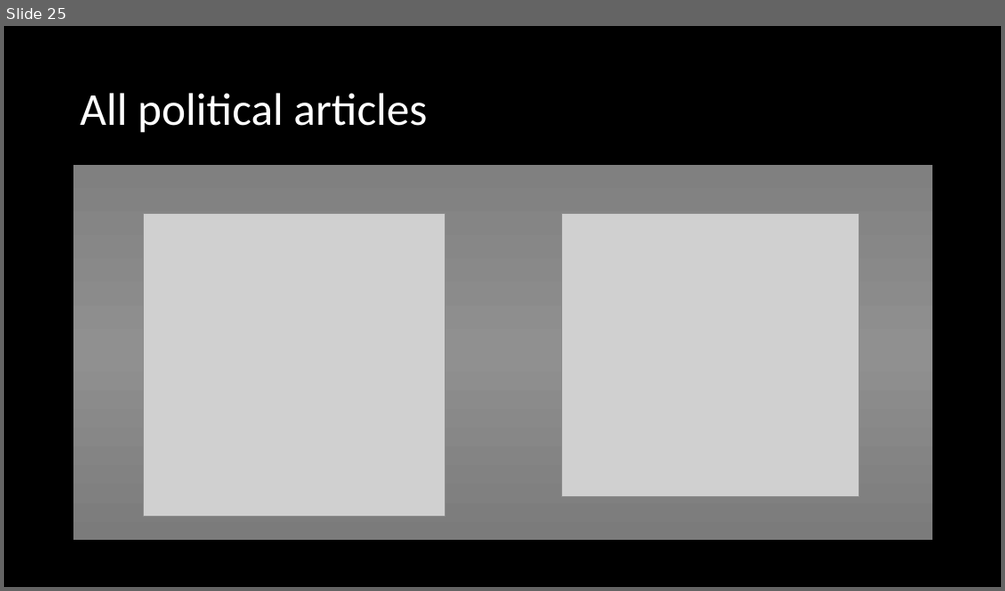
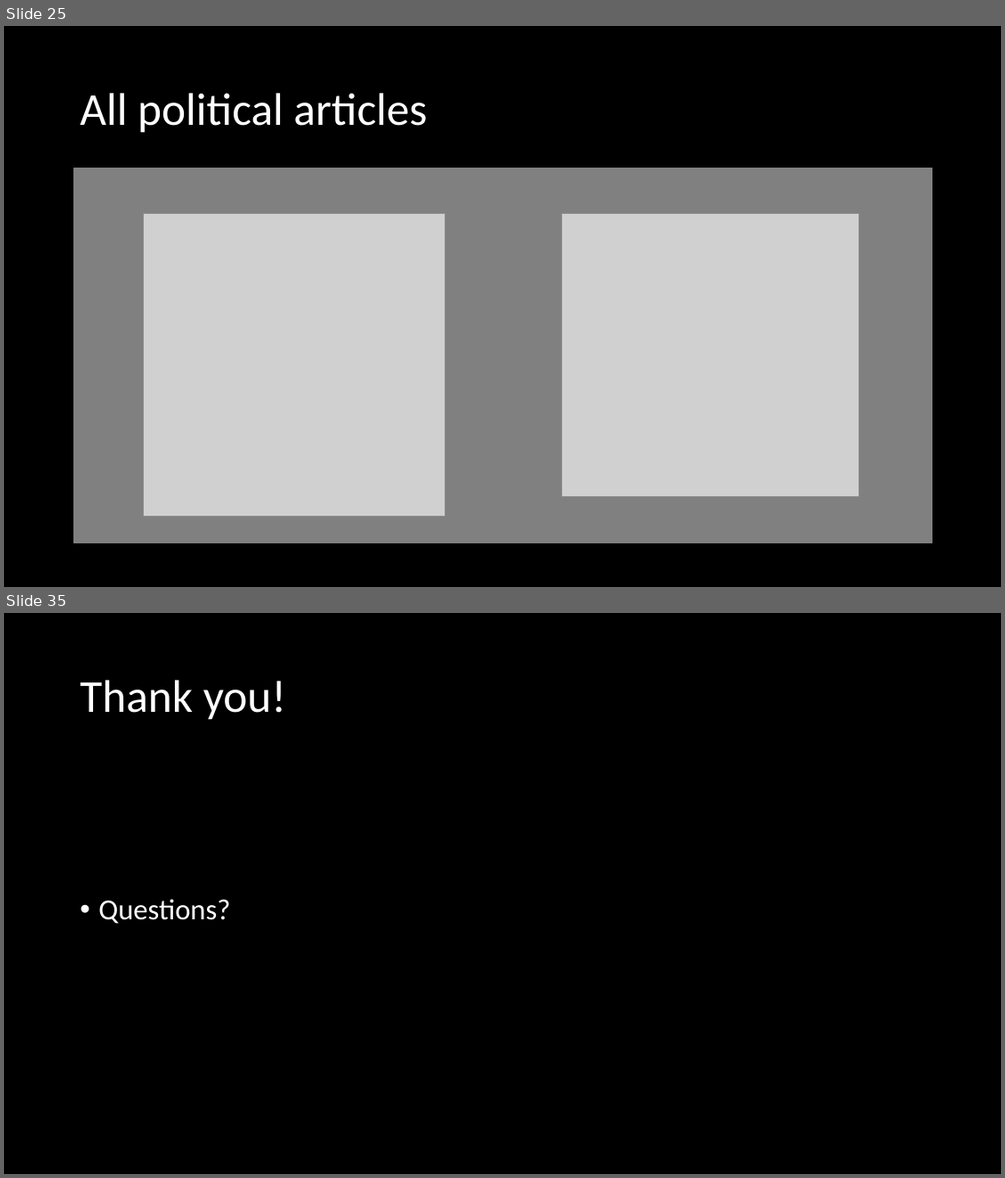
Before and after one commit to jrizcallah/Springboard, a slide deck: Springboard/data_storytelling/sentiment_bias_presentation.pptx. Shown one above the other, each under a label of ours: slide 25 before the commit, slides 25 and 35 after it; the slides between them are not shown. The pictures are 1005x591 and 1005x1178 pixels, drawn with LibreOffice and Linux fonts; fonts in the diff are those of the drawing; grey boxes stand for pictures. Boxes give left, top, right and bottom in pixels: in the first picture for what was removed or moved away, otherwise in the second. Text is boxed around its words. In the diff, an @@ line names an element or a change of style, - is before the commit and + after.

```diff
--- a/Springboard/data_storytelling/sentiment_bias_presentation.pptx
+++ b/Springboard/data_storytelling/sentiment_bias_presentation.pptx
@@ slide 35 added at [4,613,1001,1174], background #000000 @@
@@ title added at [80,680,286,720], 44 pt, text #FFFFFF @@
+Thank you!
@@ text added at [98,899,230,924], 28 pt, text #FFFFFF @@
+• Questions?
@@ slide 25 changed as well @@
@@ rectangle: place and size @@
-rectangle at [73,164,933,540]
+rectangle at [73,168,933,543]
@@ rectangle at [73,168,933,543]: fill gradient #808080 to #909090 to #7C7C7C to gradient #808080 to #7C7C7C @@
```
Also in this commit, not shown: 3 other slides changed, 10 other slides added, 1 slide removed, 7 other files.
